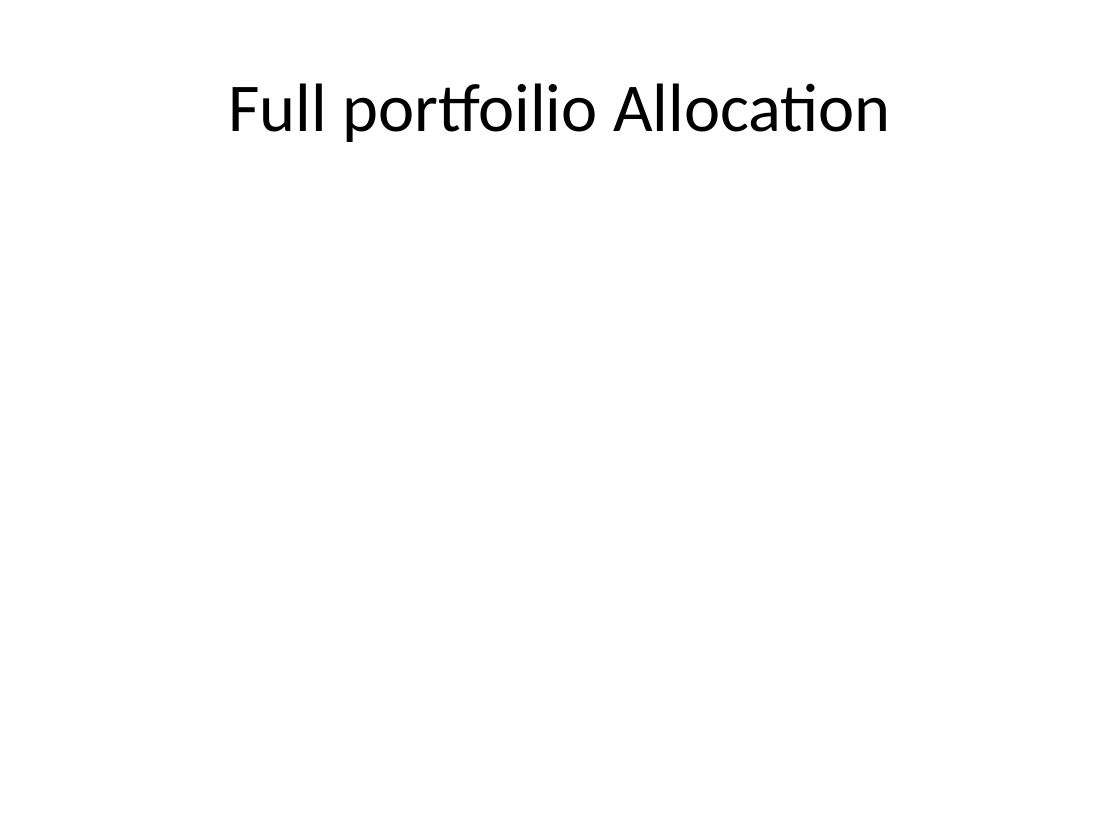
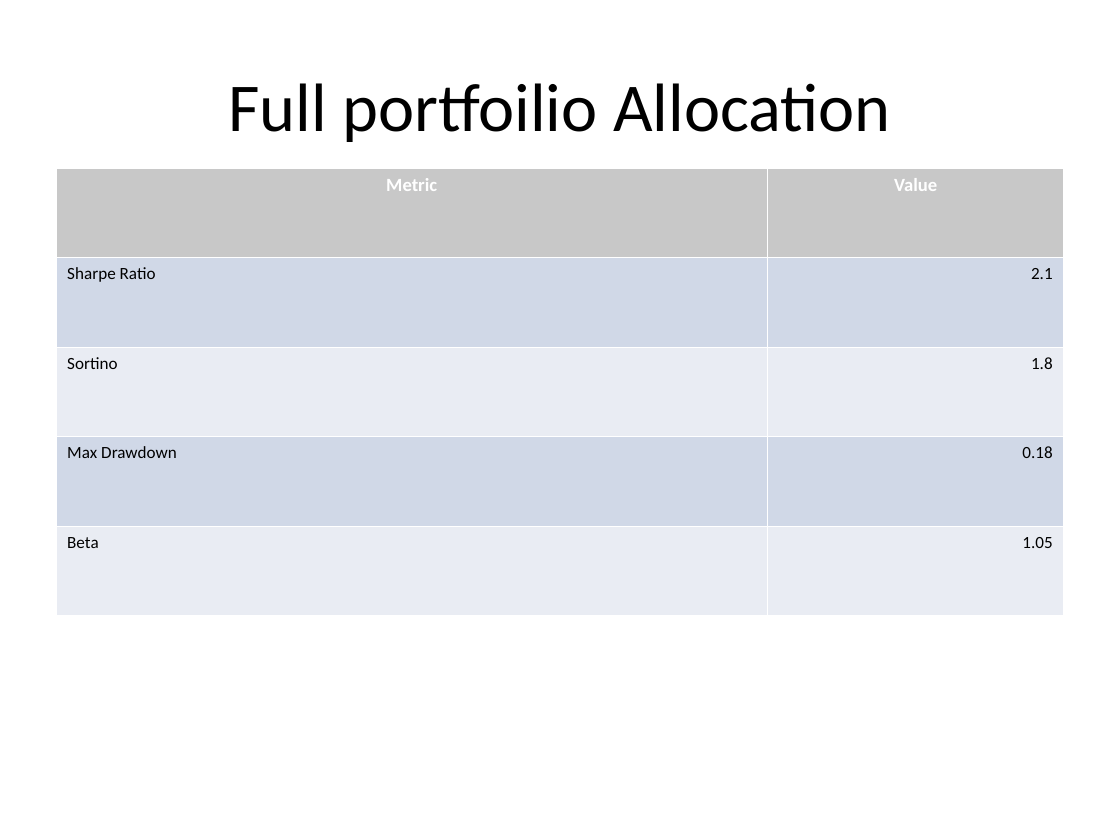
Before and after one commit to gaurav13407/FINEDECK-Excel-to-PPT-, a slide deck: slide 1 of examples/demo_PPT/output_demo.pptx. Drawn at 1120x840 pixels with LibreOffice and Linux fonts; fonts in the diff are those of the drawing. Boxes give left, top, right and bottom in pixels: in the first picture for what was removed or moved away, otherwise in the second. Text is boxed around its words. In the diff, an @@ line names an element or a change of style, - is before the commit and + after.

```diff
--- a/examples/demo_PPT/output_demo.pptx
+++ b/examples/demo_PPT/output_demo.pptx
@@ table added at <box>56,168,1064,616</box>, 5 rows, 2 columns @@
+Metric | Value
+Sharpe Ratio | 2.1
+Sortino | 1.8
+Max Drawdown | 0.18
+Beta | 1.05
```
Also in this commit, not shown: 1 slide removed, 9 other files.
